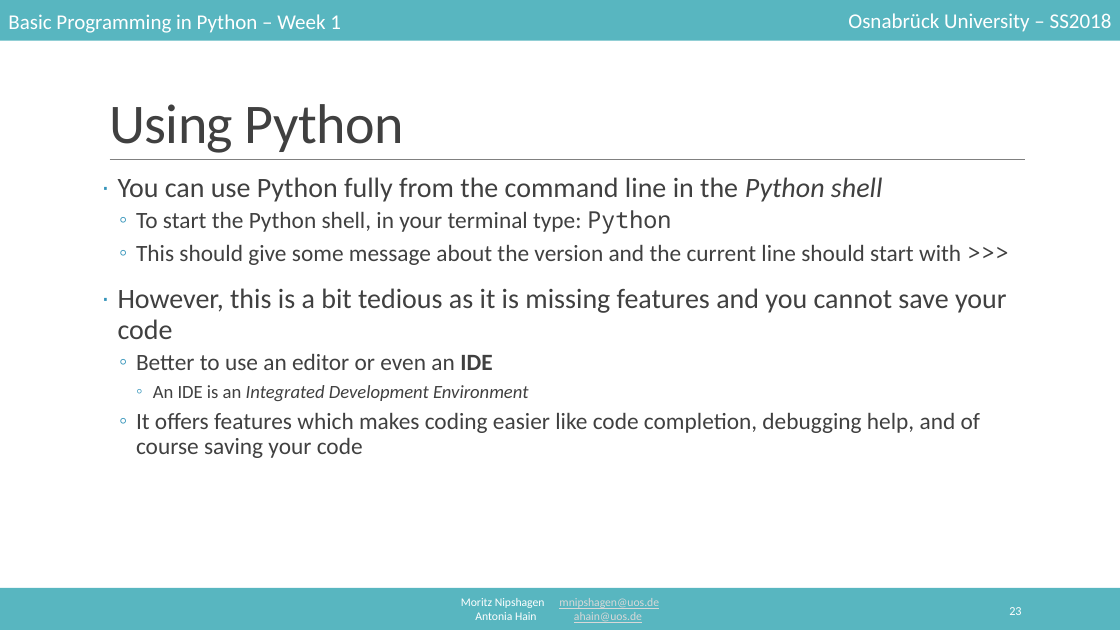
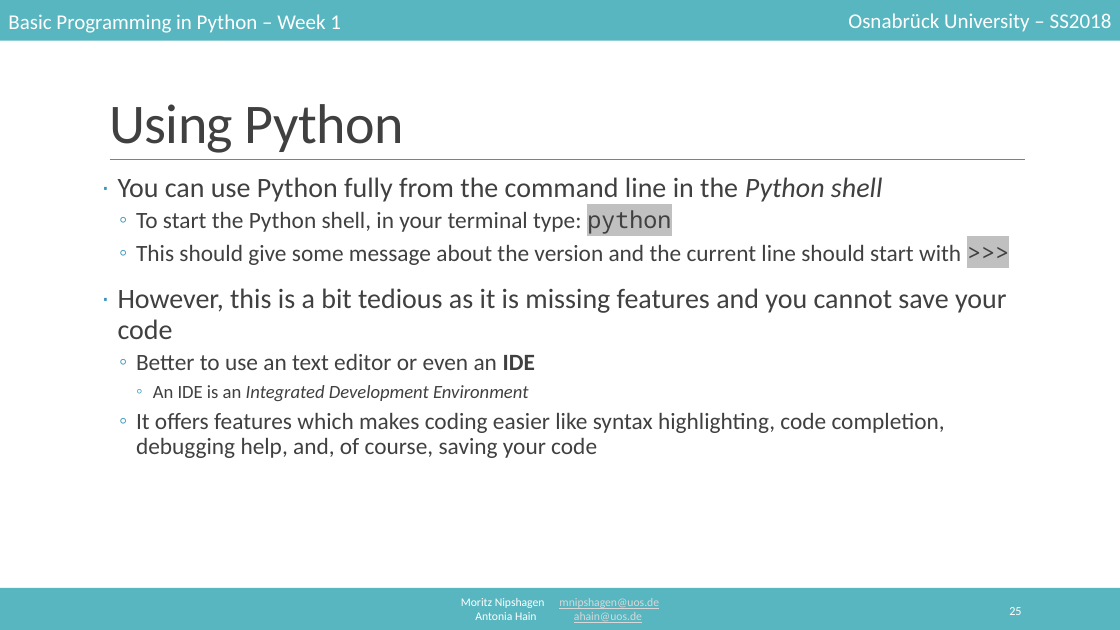
Before and after one commit to mnipshagen/monty, a slide deck: slide 25 of 2018/01/Hello_World.pptx (slide 23 before the commit). Drawn at 1120x630 pixels with LibreOffice and Linux fonts; fonts in the diff are those of the drawing. Boxes give left, top, right and bottom in pixels: in the first picture for what was removed or moved away, otherwise in the second. Text is boxed around its words. In the diff, an @@ line names an element or a change of style, - is before the commit and + after.

```diff
--- a/2018/01/Hello_World.pptx
+++ b/2018/01/Hello_World.pptx
@@ text at (136, 210, 671, 234): text changed @@
-  ◦ To start the Python shell, in your terminal type: Python
+  ◦ To start the Python shell, in your terminal type: python
@@ text at (136, 354, 535, 370): text changed @@
-  ◦ Better to use an editor or even an IDE
+  ◦ Better to use an text editor or even an IDE
@@ text at (136, 413, 945, 458): text changed @@
-  ◦ It offers features which makes coding easier like code completion, debugging help, and of course saving your code
+  ◦ It offers features which makes coding easier like syntax highlighting, code completion, debugging help, and, of course, saving your code
@@ page number at (1009, 607, 1021, 615): text changed @@
-23
+25
```
Also in this commit, not shown: 13 other slides changed, 3 slides added, 1 slide removed, 2 other files.
